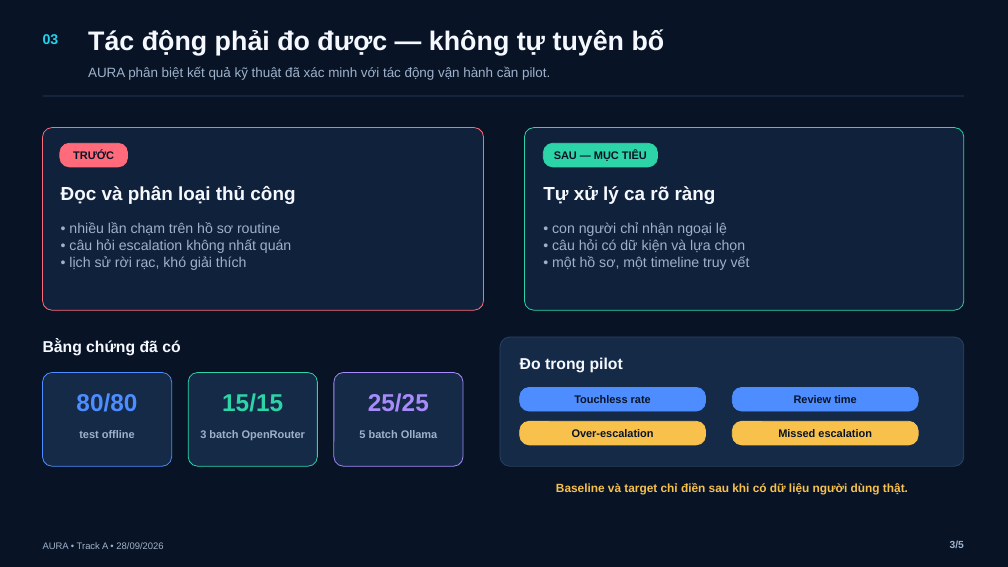
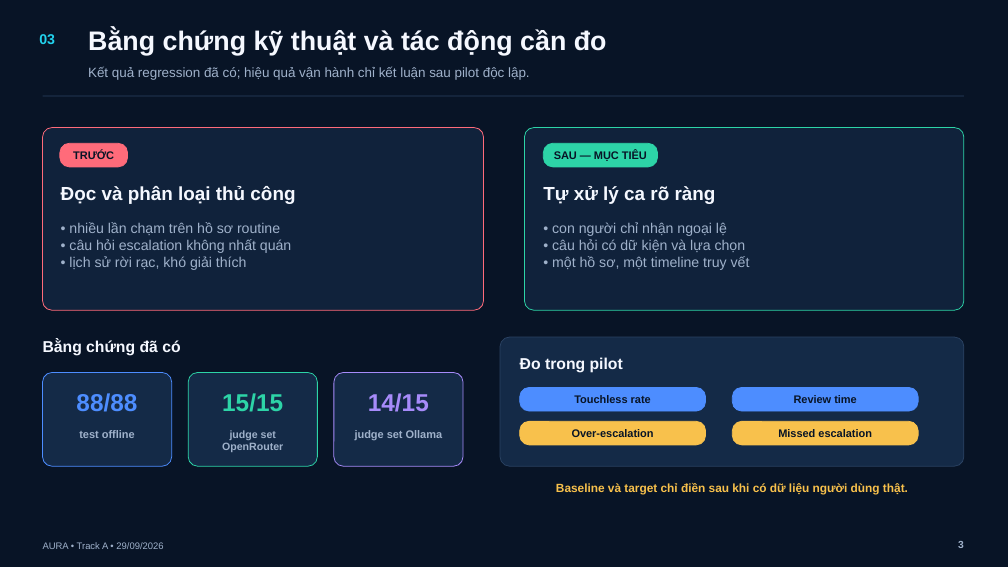
Before and after one commit to BondPhuPhamzZ/AURA, a slide deck: slide 3 of AURA/submission/AURA_5_SLIDES.pptx. Drawn at 1008x567 pixels with LibreOffice and Linux fonts; fonts in the diff are those of the drawing. Boxes give left, top, right and bottom in pixels: in the first picture for what was removed or moved away, otherwise in the second. Text is boxed around its words. In the diff, an @@ line names an element or a change of style, - is before the commit and + after.

```diff
--- a/AURA/submission/AURA_5_SLIDES.pptx
+++ b/AURA/submission/AURA_5_SLIDES.pptx
@@ text at bbox=[88, 29, 607, 55]: text changed @@
-Tác động phải đo được — không tự tuyên bố
+Bằng chứng kỹ thuật và tác động cần đo
@@ text "03": place and size @@
-text "03" at bbox=[43, 34, 59, 44]
+text "03" at bbox=[39, 34, 55, 44]
@@ text at bbox=[88, 67, 530, 80]: text changed @@
-AURA phân biệt kết quả kỹ thuật đã xác minh với tác động vận hành cần pilot.
+Kết quả regression đã có; hiệu quả vận hành chỉ kết luận sau pilot độc lập.
@@ text at bbox=[76, 393, 137, 412]: text changed @@
-80/80
+88/88
@@ text at bbox=[368, 393, 429, 412]: text changed @@
-25/25
+14/15
@@ text at bbox=[222, 430, 283, 452]: text changed; size 10.5 to 10 pt @@
-3 batch OpenRouter
+judge set OpenRouter
@@ text at bbox=[355, 430, 443, 440]: text changed @@
-5 batch Ollama
+judge set Ollama
@@ text at bbox=[958, 541, 964, 548]: text changed @@
-3/5
+3
```
Also in this commit, not shown: 4 other slides changed, 14 other files.
